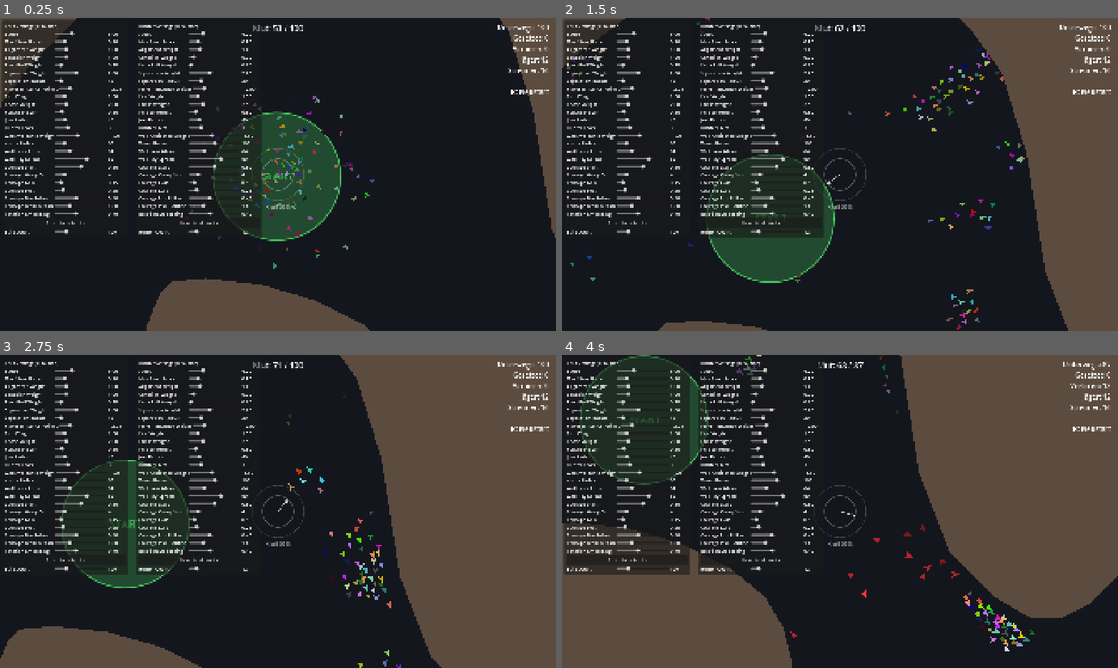
Above: before the commit, frames 1-4 (two rows, left to right).
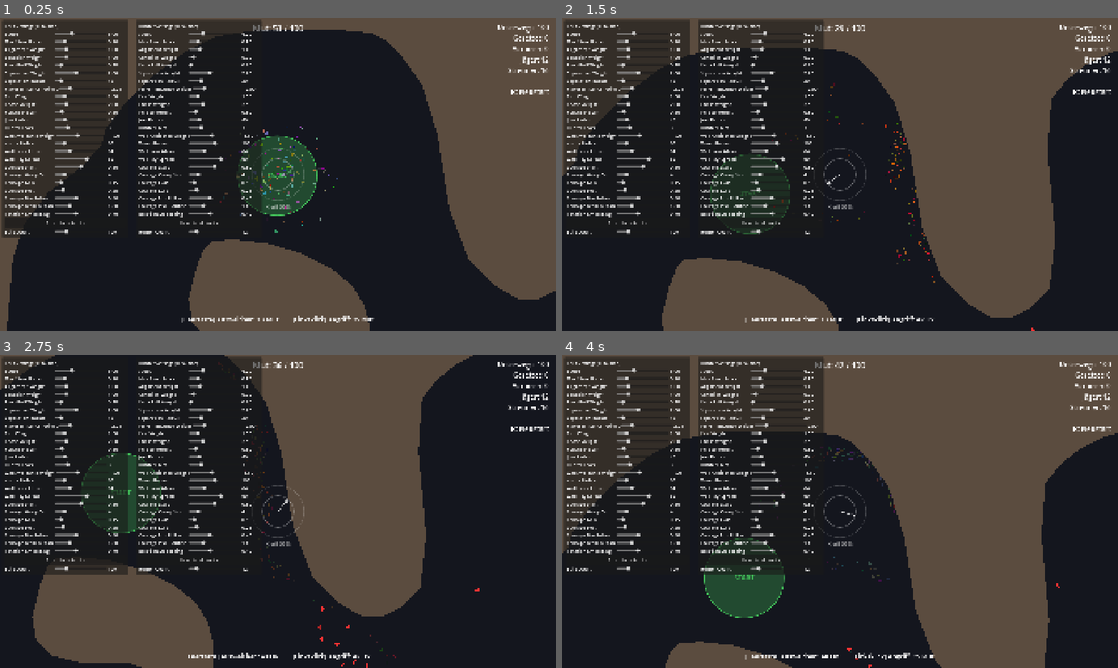
Above: after the commit, the same moments.

Repository: GaslightingRocks/CG-Idea3-swarm
Game: Godot game, scene res://game/game.tscn
Same seed, same stepped clock (60 frames per second), same inputs: the game is played once before the commit and once after it.
Inputs (mouse positions are in pixels of both pictures, inside the frame that each line leads up to):
- Up to frame 1 (0.25 s): no input
- Up to frame 2 (1.5 s): move the mouse to (962, 158) at 0.52 s; press the mouse at (962, 158) at 0.53 s; tap Space (ability_dodge, bound only after the commit) at 0.8 s; release the mouse at (962, 158) at 1.25 s; drag from (728, 190) to (979, 202) at 1.27 s
- Up to frame 3 (2.75 s): move the mouse to (333, 442) at 2.02 s; press the mouse at (333, 442) at 2.03 s; tap Space (ability_dodge, bound only after the commit) at 2.3 s
- Up to frame 4 (4 s): release the mouse at (895, 442) at 2.75 s; drag from (812, 574) to (878, 473) at 2.77 s; move the mouse to (1006, 558) at 3.52 s; press the mouse at (1006, 558) at 3.53 s; tap Space (ability_dodge, bound only after the commit) at 3.8 s

The runs differ from the first frame. In frame 1, 36% of the frame differs, in the area x 0-100%, y 0-100%; in frame 2, 44%; in frame 3, 46%; in frame 4, 40%.

Commit message:
Add dodge and attack abilities paid with courage, zoom camera out
- PlayerAbilities: dodge (Space, 10 courage) dashes the swarm in the
  mouse direction at double speed for 0.6 s, hunters can't catch boids;
  attack (left click, 25 courage) makes boids fly at hunters for 3 s,
  each contact costs the hunter a life and the boid survives
- Flock pays courage proportionally from all boids (spend_courage)
- boids glow orange while attacking and turn see-through while dodging
- HUD line with keys, costs and active ability; camera zoom 2 -> 1.25

Co-Authored-By: Claude Opus 5.5 <noreply@anthropic.com>

Diff:
--- a/boids-test/flock/boid.gd
+++ b/boids-test/flock/boid.gd
@@ -50,6 +50,8 @@
 var separation_push: Vector2 = Vector2.ZERO
 var overlap_push: Vector2 = Vector2.ZERO
 var hunter_threat: Vector2 = Vector2.ZERO
+var nearest_hunter: Boid = null
+var nearest_hunter_distance_squared: float = INF
 # player flock a stray wants to join, found in scan_neighbors()
 var join_target: Flock = null
 
@@ -93,8 +95,11 @@
 	if velocity.is_zero_approx():
 		velocity = Vector2.RIGHT.rotated(rotation)
 
-	# Enforces constant speed
-	velocity = velocity.normalized() * settings.speed
+	# Enforces constant speed (faster while the flock dodges)
+	var speed: float = settings.speed
+	if flock and flock.is_dodging():
+		speed *= flock.dodge_speed_multiplier
+	velocity = velocity.normalized() * speed
 
 	# Touching a wall costs the boid if lethal_walls is switched on in the settings
 	if settings.lethal_walls and hits_wall_ahead():
@@ -117,15 +122,25 @@
 
 
 ## Courage rises while the boid has at least courage_group_size neighbors of its own flock and sinks otherwise.
-## Brave boids are drawn bigger and brighter, scared ones smaller and darker.
 func update_courage(delta: float) -> void:
 	if neighbor_count >= settings.courage_group_size:
 		courage += settings.courage_gain * delta
 	else:
 		courage -= settings.courage_loss * delta
 	courage = clampf(courage, 0.0, 1.0)
+	update_look()
+
+
+## Brave boids are drawn bigger and brighter, scared ones smaller and darker.
+## While attacking the swarm glows orange, while dodging it's see-through.
+func update_look() -> void:
 	body.scale = Vector2.ONE * lerpf(0.75, 1.25, courage)
-	body.color = Color.WHITE.darkened(0.6 * (1.0 - courage))
+	var tint: Color = Color.WHITE.darkened(0.6 * (1.0 - courage))
+	if flock and flock.is_attacking():
+		tint = tint.lerp(Color(1.0, 0.45, 0.1), 0.7)
+	if flock and flock.is_dodging():
+		tint.a = 0.4
+	body.color = tint
 
 
 ## Goes once over all visible boids and collects everything the steering rules need.
@@ -136,6 +151,8 @@
 	separation_push = Vector2.ZERO
 	overlap_push = Vector2.ZERO
 	hunter_threat = Vector2.ZERO
+	nearest_hunter = null
+	nearest_hunter_distance_squared = INF
 	scan_start()
 
 	var separation_radius_squared: float = settings.separation_radius * settings.separation_radius
@@ -186,6 +203,9 @@
 		if distance_squared > 0.0:
 			# Closer hunters are much scarier
 			hunter_threat += offset / distance_squared
+		if distance_squared < nearest_hunter_distance_squared:
+			nearest_hunter = boid
+			nearest_hunter_distance_squared = distance_squared
 		return
 	# A stray joins as soon as a boid of a player-controlled flock comes within join_radius
 	var is_stray: bool = flock != null and flock.stray_group
@@ -222,6 +242,9 @@
 ## Extra steering that makes this kind of boid special. Normal boids flee from the hunters they can see,
 ## the Hunter class overrides this to chase its prey instead.
 func behavior_force() -> Vector2:
+	# While the flock attacks, the boid flies at the nearest hunter instead of fleeing
+	if flock and flock.is_attacking() and nearest_hunter:
+		return steer_towards(nearest_hunter.global_position - global_position) * flock.attack_steer_weight
 	return steer_towards(hunter_threat) * settings.flee_weight
 
 
--- a/boids-test/flock/flock.gd
+++ b/boids-test/flock/flock.gd
@@ -34,6 +34,12 @@
 var average_velocity: Vector2 = Vector2.ZERO
 # sum of the courage of all boids, the currency for special abilities
 var total_courage: float = 0.0
+
+# State of the special abilities, started by PlayerAbilities and read by the boids
+var dodge_time_left: float = 0.0
+var dodge_speed_multiplier: float = 1.0
+var attack_time_left: float = 0.0
+var attack_steer_weight: float = 0.0
 # all boids that currently belong to this flock and are still flying
 var boids: Array[Boid] = []
 # boids that reached the goal / were killed
@@ -59,10 +65,52 @@
 	set_boid_count(boid_count)
 
 
-func _physics_process(_delta: float) -> void:
+func _physics_process(delta: float) -> void:
 	# Godot processes a parent before its children, so this runs before the boids read the force
 	player_force = player_influence.get_force() if player_influence else Vector2.ZERO
 	update_center()
+	dodge_time_left = maxf(dodge_time_left - delta, 0.0)
+	attack_time_left = maxf(attack_time_left - delta, 0.0)
+
+
+## True while the dodge ability is active: the boids are faster and hunters can't catch them.
+func is_dodging() -> bool:
+	return dodge_time_left > 0.0
+
+
+## True while the attack ability is active: the boids fly at hunters and hurt them on contact.
+func is_attacking() -> bool:
+	return attack_time_left > 0.0
+
+
+## Starts the dodge: every boid turns in the player's direction (or the flock's flight direction)
+## and flies faster for the given time.
+func start_dodge(duration: float, speed_multiplier: float) -> void:
+	dodge_time_left = duration
+	dodge_speed_multiplier = speed_multiplier
+	var direction: Vector2 = player_force if not player_force.is_zero_approx() else average_velocity
+	if direction.is_zero_approx():
+		return
+	for boid: Boid in boids:
+		boid.velocity = direction.normalized() * boid.settings.speed * speed_multiplier
+
+
+## Starts the attack for the given time. steer_weight is how strongly the boids fly at hunters.
+func start_attack(duration: float, steer_weight: float) -> void:
+	attack_time_left = duration
+	attack_steer_weight = steer_weight
+
+
+## Pays the given amount from the flock's courage, taken from all boids in proportion to their courage.
+## Returns false (and pays nothing) if the flock doesn't have enough courage.
+func spend_courage(amount: float) -> bool:
+	if total_courage < amount or total_courage <= 0.0:
+		return false
+	var remaining_factor: float = (total_courage - amount) / total_courage
+	for boid: Boid in boids:
+		boid.courage *= remaining_factor
+	total_courage -= amount
+	return true
 
 
 ## Calculates center of mass, average velocity and total courage once, instead of every boid doing it on its own.
--- a/boids-test/flock/hunter.gd
+++ b/boids-test/flock/hunter.gd
@@ -65,15 +65,27 @@
 	return Vector2.ZERO
 
 
-## Kills the nearest prey if it touches the hunter. The hunter loses a life and dies when none are left.
+## Handles the nearest prey touching the hunter: normally the prey dies and the hunter loses a life.
+## A dodging swarm can't be caught, an attacking swarm only hurts the hunter.
 func check_contact() -> void:
 	if nearest_prey == null or not is_instance_valid(nearest_prey) or nearest_prey.state != State.FLYING:
 		return
 	if global_position.distance_to(nearest_prey.global_position) > CONTACT_DISTANCE:
 		return
 
-	nearest_prey.die()
+	var prey_flock: Flock = nearest_prey.flock
+	# Dodging boids slip through the hunter's grip
+	if prey_flock and prey_flock.is_dodging():
+		return
+	# Attacking boids survive the contact, only the hunter gets hurt
+	if not (prey_flock and prey_flock.is_attacking()):
+		nearest_prey.die()
 	nearest_prey = null
+	take_hit()
+
+
+## Costs the hunter one life. It dies when none are left, otherwise it can't kill for a moment and gets darker.
+func take_hit() -> void:
 	lives -= 1
 	if lives <= 0:
 		die()
--- a/boids-test/game/game.gd
+++ b/boids-test/game/game.gd
@@ -8,6 +8,7 @@
 @onready var enemy_flock: Flock = $EnemyFlock
 @onready var camera: SwarmCamera = $Camera2D
 @onready var hud: Hud = $UI/Hud
+@onready var abilities: PlayerAbilities = $PlayerAbilities
 # one flock per StrayZone of the level, created in _ready()
 var stray_flocks: Array[Flock] = []
 
@@ -47,8 +48,9 @@
 
 
 func _process(_delta: float) -> void:
-	# Courage changes all the time, so it's updated every frame instead of only on count changes
+	# Courage and running abilities change all the time, so they're updated every frame
 	hud.show_courage(flock.total_courage, flock.boids.size())
+	hud.show_abilities(abilities.get_status_text())
 
 
 func _unhandled_input(event: InputEvent) -> void:
--- a/boids-test/game/game.tscn
+++ b/boids-test/game/game.tscn
@@ -9,6 +9,7 @@
 [ext_resource type="Script" path="res://ui/influence_indicator.gd" id="7_indicator"]
 [ext_resource type="Script" path="res://ui/hud.gd" id="8_hud"]
 [ext_resource type="Resource" path="res://flock/enemy_boid_settings.tres" id="9_enemy_settings"]
+[ext_resource type="Script" path="res://player/player_abilities.gd" id="10_abilities"]
 
 [node name="GameScene" type="Node2D" unique_id=462784093]
 script = ExtResource("1_onqr8")
@@ -17,6 +18,10 @@
 
 [node name="PlayerInfluence" type="Node" parent="."]
 script = ExtResource("5_influence")
+
+[node name="PlayerAbilities" type="Node" parent="." node_paths=PackedStringArray("flock")]
+script = ExtResource("10_abilities")
+flock = NodePath("../Flock")
 
 [node name="Flock" type="Node2D" parent="." node_paths=PackedStringArray("player_influence")]
 script = ExtResource("3_flock")
@@ -34,7 +39,7 @@
 target_flock = NodePath("../Flock")
 
 [node name="Camera2D" type="Camera2D" parent="." unique_id=253825087 node_paths=PackedStringArray("flock")]
-zoom = Vector2(2, 2)
+zoom = Vector2(1.25, 1.25)
 script = ExtResource("6_camera")
 flock = NodePath("../Flock")
 
@@ -104,3 +109,19 @@
 grow_horizontal = 2
 theme_override_font_sizes/font_size = 28
 horizontal_alignment = 1
+
+[node name="Abilities" type="Label" parent="UI/Hud"]
+layout_mode = 1
+anchors_preset = 7
+anchor_left = 0.5
+anchor_top = 1.0
+anchor_right = 0.5
+anchor_bottom = 1.0
+offset_left = -500.0
+offset_top = -56.0
+offset_right = 500.0
+offset_bottom = -16.0
+grow_horizontal = 2
+grow_vertical = 0
+theme_override_font_sizes/font_size = 22
+horizontal_alignment = 1
--- /dev/null
+++ b/boids-test/player/player_abilities.gd
@@ -0,0 +1,54 @@
+class_name PlayerAbilities
+extends Node
+
+## The swarm's two special abilities. Both are paid with courage (the sum of all boids' courage, see the HUD).
+##
+## Dodge ("ability_dodge", Space): the whole swarm dashes in the mouse direction at higher speed,
+##     hunters can't catch any boid while it lasts.
+## Attack ("ability_attack", left mouse button): the swarm turns on the hunters it sees,
+##     every boid touching a hunter costs the hunter a life instead of dying itself.
+
+# flock that uses the abilities
+@export var flock: Flock
+
+@export_group("Dodge")
+@export var dodge_cost: float = 10.0
+# seconds the dodge lasts
+@export var dodge_duration: float = 0.6
+@export var dodge_speed_multiplier: float = 2.0
+
+@export_group("Attack")
+@export var attack_cost: float = 25.0
+# seconds the attack lasts
+@export var attack_duration: float = 3.0
+# how strongly the boids fly at the nearest hunter during the attack
+@export var attack_steer_weight: float = 3.0
+
+
+func _unhandled_input(event: InputEvent) -> void:
+	# Both actions are defined in Project Settings > Input Map
+	if event.is_action_pressed("ability_dodge"):
+		try_dodge()
+	elif event.is_action_pressed("ability_attack"):
+		try_attack()
+
+
+## Starts the dodge if it isn't running already and the swarm has enough courage.
+func try_dodge() -> void:
+	if flock.is_dodging() or not flock.spend_courage(dodge_cost):
+		return
+	flock.start_dodge(dodge_duration, dodge_speed_multiplier)
+
+
+## Starts the attack if it isn't running already and the swarm has enough courage.
+func try_attack() -> void:
+	if flock.is_attacking() or not flock.spend_courage(attack_cost):
+		return
+	flock.start_attack(attack_duration, attack_steer_weight)
+
+
+## One line for the HUD: the keys, what each ability costs, and which one is running right now.
+func get_status_text() -> String:
+	var dodge: String = "AKTIV" if flock.is_dodging() else "%d Mut" % roundi(dodge_cost)
+	var attack: String = "AKTIV" if flock.is_attacking() else "%d Mut" % roundi(attack_cost)
+	return "[Leertaste] Ausweichen: %s        [Linksklick] Angriff: %s" % [dodge, attack]
--- a/boids-test/project.godot
+++ b/boids-test/project.godot
@@ -28,6 +28,16 @@
 
 [input]
 
+ability_attack={
+"deadzone": 0.2,
+"events": [Object(InputEventMouseButton,"resource_local_to_scene":false,"resource_name":"","device":-1,"window_id":0,"alt_pressed":false,"shift_pressed":false,"ctrl_pressed":false,"meta_pressed":false,"button_mask":0,"position":Vector2(0, 0),"global_position":Vector2(0, 0),"factor":1.0,"button_index":1,"canceled":false,"pressed":false,"double_click":false,"script":null)
+]
+}
+ability_dodge={
+"deadzone": 0.2,
+"events": [Object(InputEventKey,"resource_local_to_scene":false,"resource_name":"","device":-1,"window_id":0,"alt_pressed":false,"shift_pressed":false,"ctrl_pressed":false,"meta_pressed":false,"pressed":false,"keycode":0,"physical_keycode":32,"key_label":0,"unicode":32,"location":0,"echo":false,"script":null)
+]
+}
 restart={
 "deadzone": 0.2,
 "events": [Object(InputEventKey,"resource_local_to_scene":false,"resource_name":"","device":-1,"window_id":0,"alt_press …(192 unchanged characters)…
--- a/boids-test/ui/hud.gd
+++ b/boids-test/ui/hud.gd
@@ -7,6 +7,7 @@
 @onready var counts_label: Label = $Counts
 @onready var message_label: Label = $Message
 @onready var courage_label: Label = $Courage
+@onready var abilities_label: Label = $Abilities
 
 
 ## Shows how many of the player's boids are still flying, saved and lost,
@@ -24,3 +25,8 @@
 ## Shows the summed up courage of the swarm and how much it could have at most (every boid fully brave).
 func show_courage(total: float, maximum: int) -> void:
 	courage_label.text = "Mut: %d / %d" % [roundi(total), maximum]
+
+
+## Shows the ability keys, costs and which ability is running.
+func show_abilities(text: String) -> void:
+	abilities_label.text = text
